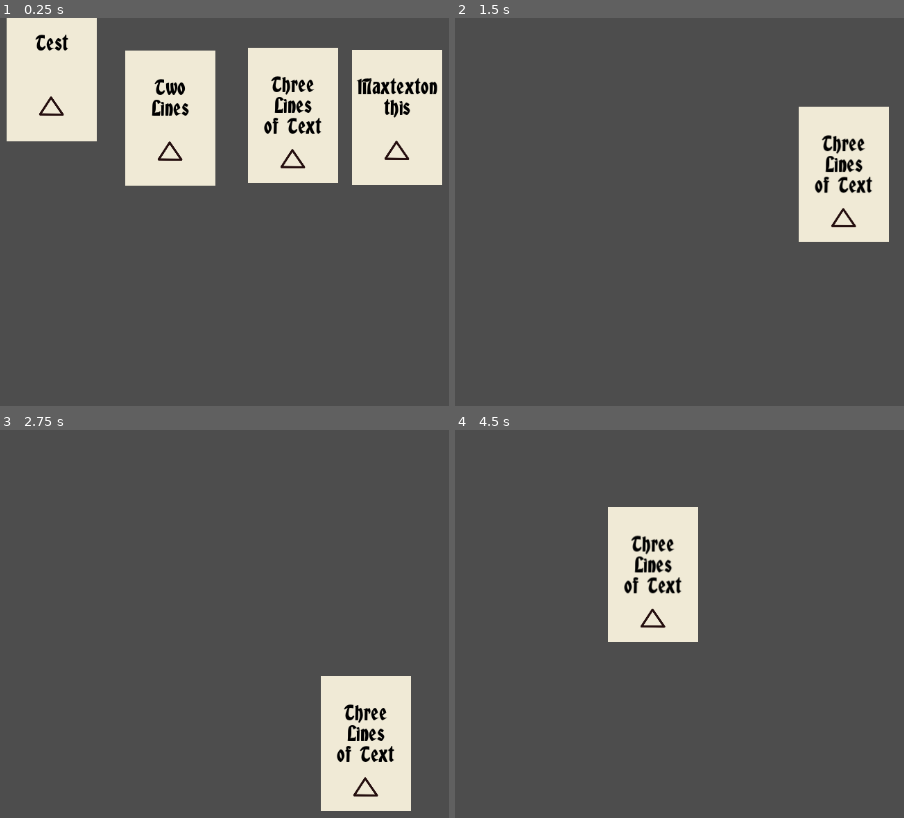
Above: before the commit, frames 1-4 (two rows, left to right).
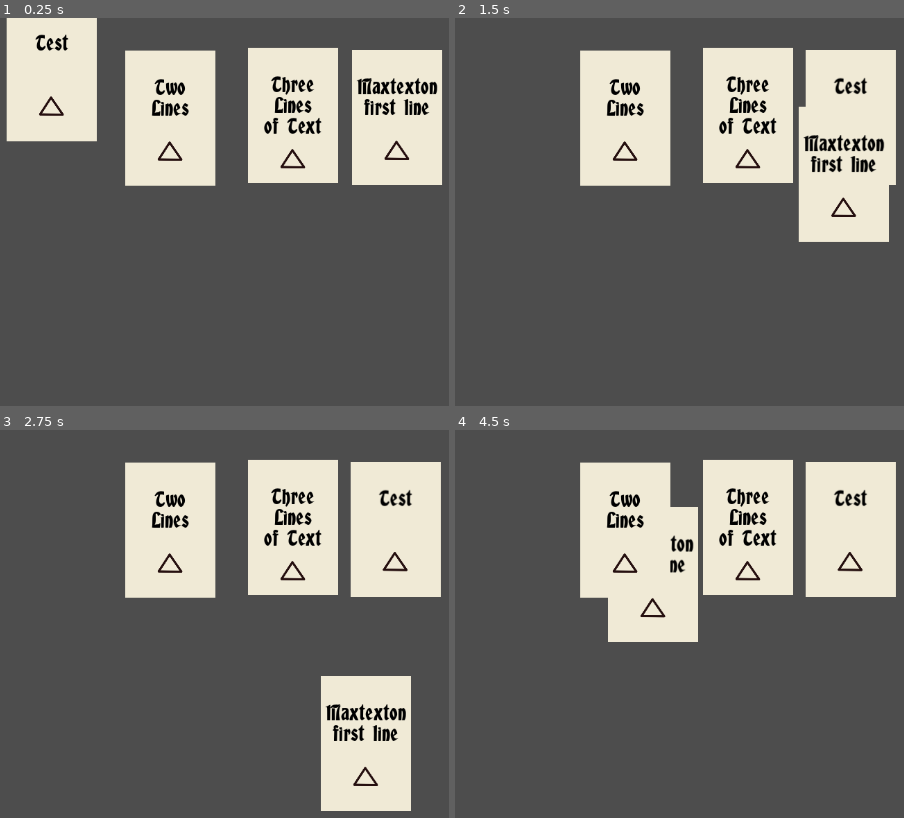
Above: after the commit, the same moments.

Repository: Ytlander/timeline-stories
Game: Godot game, scene res://Scenes/main.tscn
Same seed, same stepped clock (60 frames per second), same inputs: the game is played once before the commit and once after it.
Inputs (mouse positions are in pixels of both pictures, inside the frame that each line leads up to):
- Up to frame 1 (0.25 s): no input
- Up to frame 2 (1.5 s): tap Enter at 0.5 s; drag from (499, 72) to (845, 118) at 0.52 s; drag from (845, 118) to (814, 332) at 1.27 s
- Up to frame 3 (2.75 s): move the mouse to (359, 744) at 2.02 s; press the mouse at (359, 744) at 2.03 s
- Up to frame 4 (4.5 s): release the mouse at (814, 744) at 2.75 s; tap Space at 2.75 s; drag from (814, 744) to (612, 589) at 2.77 s; move the mouse to (outside the picture) at 3.52 s; press the mouse at (outside the picture) at 3.53 s; release the mouse at (outside the picture) at 4.25 s; tap Enter at 4.25 s; drag from (612, 589) to (733, 542) at 4.27 s

The runs differ from the first frame. In frame 1, 0.4% of the frame differs, in the area x 81-96%, y 20-26%; in frame 2, 19%; in frame 3, 22%, in the area x 27-99%, y 7-95%; in frame 4, 19%.

Commit message:
change can only select one card at a time
Only one card will be selected at a time, making sure we can split up cards that are stacked.

TODO: either make cards displace other cards or have cards that are put on top of other cards render on top as well as being selected first when clicked. Overall I think we need to make a rework for the card functionality

Diff:
--- a/Scenes/main.tscn
+++ b/Scenes/main.tscn
@@ -12,7 +12,7 @@
 
 [node name="RichTextLabel" parent="Story_Card4/PanelContainer/MarginContainer/VBoxContainer" index="0"]
 text = "Maxtexton
-this"
+first line"
 
 [node name="Story_Card2" parent="." instance=ExtResource("1_jjgbg")]
 position = Vector2(236, 145)
@@ -29,6 +29,8 @@
 Lines
 of Text"
 
+[connection signal="area_entered" from="Story_Card" to="Story_Card" method="_on_area_entered"]
+
 [editable path="Story_Card4"]
 [editable path="Story_Card2"]
 [editable path="Story_Card3"]
--- a/Scenes/story_card.tscn
+++ b/Scenes/story_card.tscn
@@ -7,7 +7,7 @@
 [sub_resource type="RectangleShape2D" id="RectangleShape2D_jjvhh"]
 size = Vector2(97, 148)
 
-[node name="Story_Card" type="Area2D"]
+[node name="Story_Card" type="Area2D" groups=["story_card"]]
 script = ExtResource("1_cxbvt")
 
 [node name="CollisionShape2D" type="CollisionShape2D" parent="."]
--- a/Scripts/story_card.gd
+++ b/Scripts/story_card.gd
@@ -6,18 +6,37 @@
 var lerp_speed: int = 25
 
 func _on_input_event(viewport, event, shape_idx):
+	if Input.is_action_just_pressed("left_click"):
+		select_and_deselect()
+
 	#Click to pick up, click to drop
+	#if click_to_drop:
+		#if Input.is_action_just_pressed("left_click"):
+			#if selected == false:
+				#selected = true
+			#elif selected == true:
+				#selected = false
+	#Click and hold to drag and and release to drop
+	#if click_to_drop == false:
+		#if Input.is_action_pressed("left_click"):
+			#selected = true
+
+func select_and_deselect():
 	if click_to_drop:
-		if Input.is_action_just_pressed("left_click"):
-			if selected == false:
-				selected = true
-			elif selected == true:
+		if click_to_drop:
+			if selected:
 				selected = false
-	#Click and hold to drag and and release to drop
-	if click_to_drop == false:
-		if Input.is_action_pressed("left_click"):
-			selected = true
+			else:
+				for node in get_tree().get_nodes_in_group("story_card"):
+					node.selected = false
 
+				self.selected = true
+
+	if !click_to_drop:
+		for node in get_tree().get_nodes_in_group("story_card"):
+			node.selected = false
+
+		self.selected = true
 
 func _physics_process(delta):
 	if selected:
